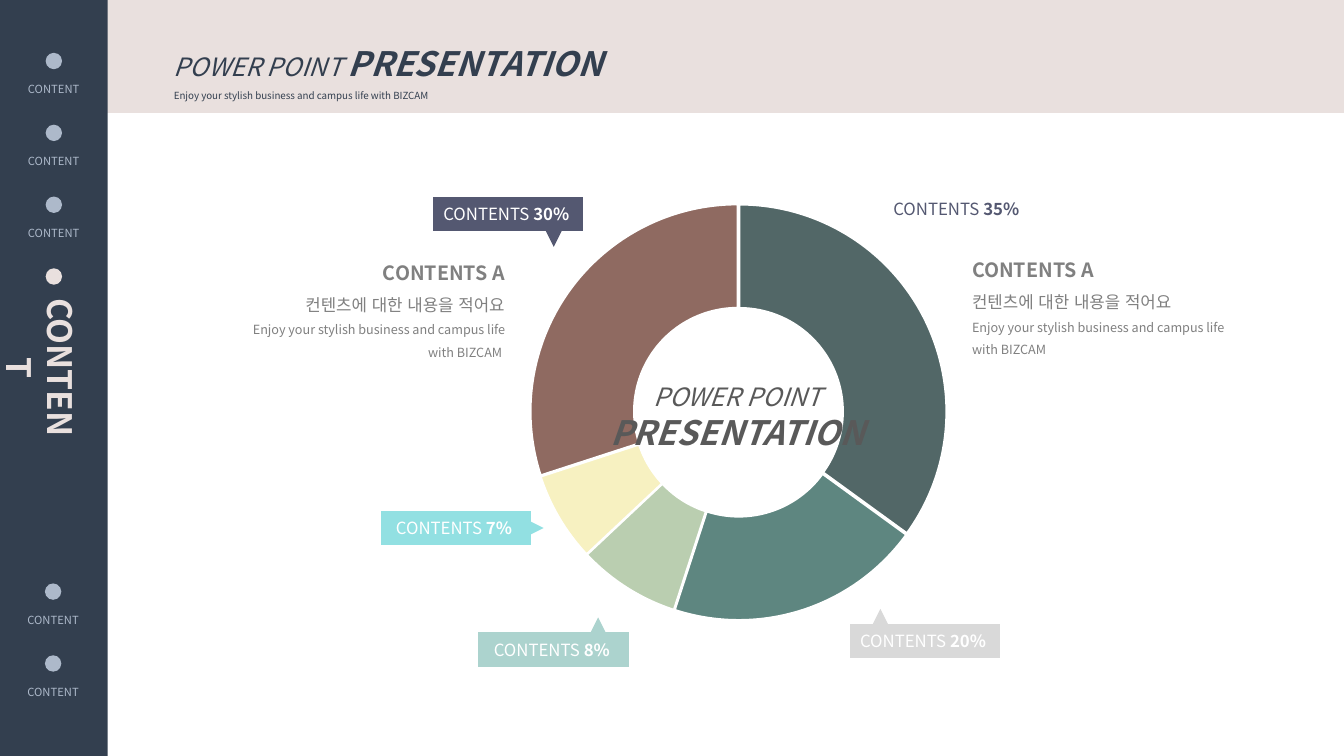
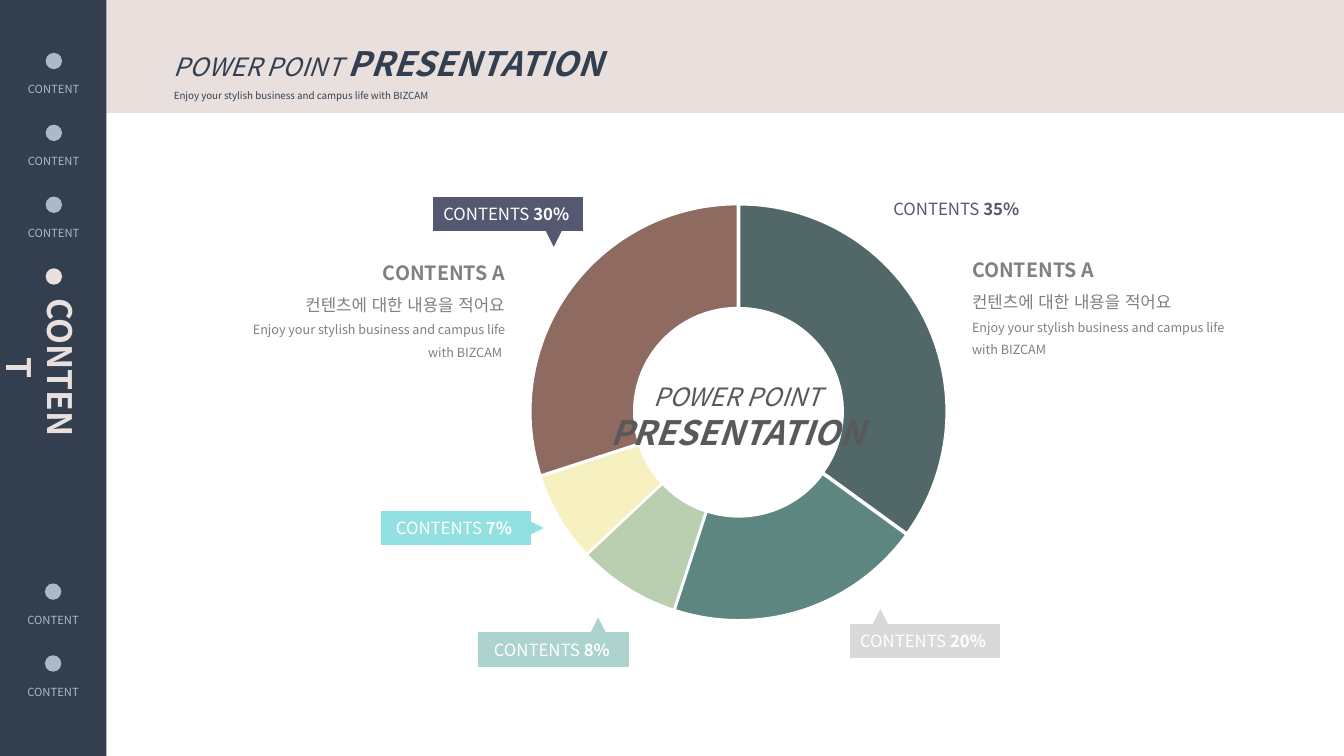
Before and after one commit to dbguide-korea4/Deep-Cycle, a slide deck: slide 9 of docs/발표자료/고려대 4조 - Deep Cycle(미완).pptx. Drawn at 1344x756 pixels with LibreOffice and Linux fonts; fonts in the diff are those of the drawing. Boxes give left, top, right and bottom in pixels: in the first picture for what was removed or moved away, otherwise in the second. Text is boxed around its words. In the diff, an @@ line names an element or a change of style, - is before the commit and + after.

```diff
--- a/docs/발표자료/고려대 4조 - Deep Cycle(미완).pptx
+++ b/docs/발표자료/고려대 4조 - Deep Cycle(미완).pptx
@@ rectangle removed at (0, 0, 108, 756) @@
@@ rectangle added at (0, 0, 107, 756), fill #333F50 @@
```
Also in this commit, not shown: 12 other slides changed, 1 slide added.
